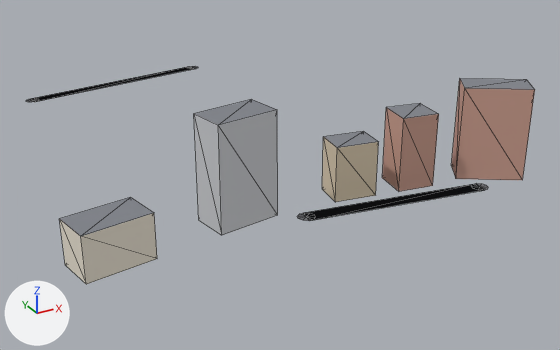
A saved change to the glTF model apps/client/public/cities/moscow_synth/tiles/0_-4.glb.
The view is the same before and after, from a camera (50 mm lens) standing at (-8.0, 508.0, 154.0) and looking at (181.0, 851.0, -18.0). The axes (+X, +Y, +Z) are drawn at lower left. The lights are the same throughout. The first picture is the older version. Mesh edges are drawn as thin lines. Vertices at exactly the same position are counted once.
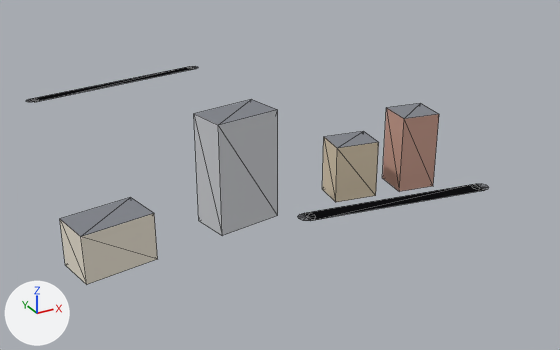
The newer file is also turned or shifted as a whole; pictures and numbers use the older file's frame.

What changed in the scene script:
```text
Change me_mesh_0:
    used by ob_mesh_0; location = (0.0, 0.0, 0.0)
    remove me_mesh_0.from_pydata(...)  # 92 vertices, 94 faces; spans x 46.0..270.0, y 753.0..1018.0, z 0.0..49.0
    add me_mesh_0.from_pydata(...)  # 84 vertices, 84 faces; spans x 46.0..242.0, y 753.0..1018.0, z 0.0..49.0
    me_mesh_0 part 1: the loose piece of 8 vertices spanning x 234.0..270.0, y 753.0..784.0, z 0.0..46.0 is deleted
```

Boxes [x1, y1, x2, y2] around the edits, measured in the pictures (560 x 350 px):
'Mesh_0', reshaped (9% narrower): before [26, 66, 535, 284]; after [26, 66, 489, 285]
part 1 of me_mesh_0, deleted (brown): before [451, 78, 535, 180]
